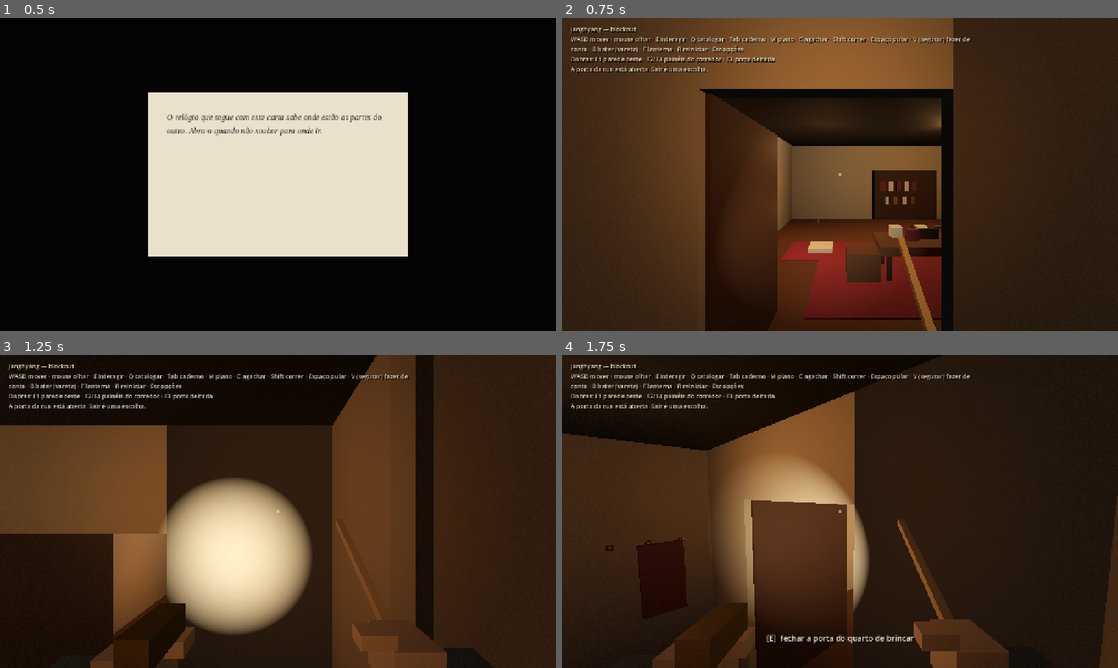
Above: before the commit, frames 1-4 (two rows, left to right).
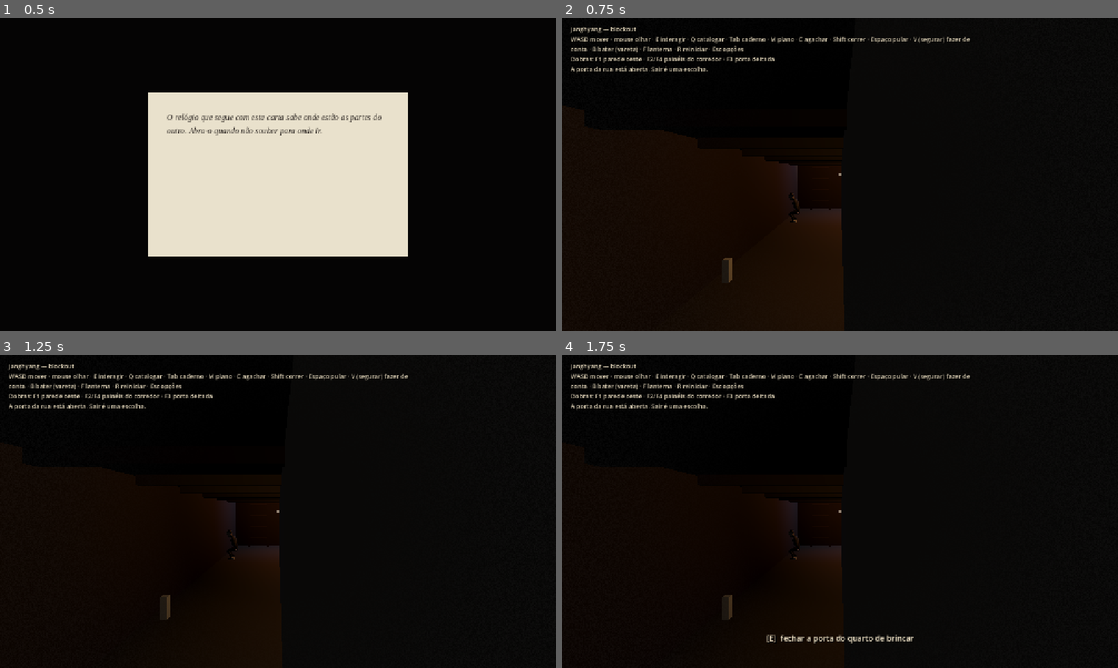
Above: after the commit, the same moments.

Repository: pedropompeu/Janghyang
Game: Godot game, scene res://main.tscn
The game is run twice, just before and just after one commit, with the same random seed, the same clock (stepped at 60 frames per second) and the same inputs.
Inputs (mouse positions are in pixels of both pictures, inside the frame that each line leads up to):
- Up to frame 1 (0.5 s): no input
- Up to frame 2 (0.75 s): tap Enter at 0.5 s; move the mouse to (962, 158) at 0.52 s; hold D from 0.53 s (still down); hold L from 0.53 s (still down); tap E at 0.6 s; click (962, 158) at 0.67 s
- Up to frame 3 (1.25 s): keep holding D; keep holding L; tap Space at 0.77 s
- Up to frame 4 (1.75 s): move the mouse to (812, 511) at 1.27 s; release D at 1.28 s; release L at 1.28 s; hold W from 1.28 s (still down); tap L at 1.35 s; click (812, 511) at 1.42 s; tap Space at 1.52 s; tap E at 1.55 s

Frame 1 is identical in both runs. In frame 2, 90% of the frame differs, in the area x 0-100%, y 0-100%; in frame 3, 71%; in frame 4, 66%.

Commit message:
feat: something drags behind the playroom wall and looks back through the crack

Diff:
--- a/Janghyang/scripts/areas/casa.gd
+++ b/Janghyang/scripts/areas/casa.gd
@@ -51,6 +51,8 @@
 		{"id": &"chave_vitrine", "script": preload("res://scripts/setpieces/chave_vitrine.gd"), "at": Vector3(1.78, 0.02, 3.5)},
 		{"id": &"desenho_cera", "script": preload("res://scripts/setpieces/desenho_cera.gd"), "at": Vector3(14.05, 1.5, 0.08)},
 		{"id": &"banco", "script": preload("res://scripts/setpieces/banco.gd"), "at": Vector3(13.1, 0.0, 5.95)},
+		{"id": &"presenca", "script": preload("res://scripts/setpieces/presenca.gd"), "at": Vector3(8.6, 0.3, -0.65)},
+		{"id": &"fresta", "script": preload("res://scripts/setpieces/fresta.gd"), "at": Vector3(2.6, 1.1, 0.075)},
 		{"id": &"bola_quica", "script": preload("res://scripts/setpieces/bola_quica.gd"), "at": Vector3(9.45, 0.0, 0.5),
 				"ends": [Vector3(9.45, 0.0, 0.5), Vector3(9.45, 0.0, 6.9)]},
 	],
--- /dev/null
+++ b/Janghyang/scripts/peek_model.gd
@@ -0,0 +1,28 @@
+extends RefCounted
+## Night 1 (spec §6.2, item 11): what the crack in the playroom wall shows.
+## The first look shows a far shape crouched in the passage; later looks show
+## only the dark until SECOND_AFTER seconds have passed and the director gives
+## leave, then an eye right at the crack, once; after it, nothing. With the
+## panel broken, nothing at all.
+
+## Seconds after the first look before the eye may come.
+const SECOND_AFTER := 120.0
+
+var _first_at := -1.0
+var _eye_done := false
+
+func look(now: float, eye_allowed: bool, panel_broken: bool) -> StringName:
+	if panel_broken or _eye_done:
+		return &"nada"
+	if _first_at < 0.0:
+		_first_at = now
+		return &"forma"
+	if now - _first_at >= SECOND_AFTER and eye_allowed:
+		_eye_done = true
+		return &"olho"
+	return &"escuro"
+
+## Whether the next look would be the eye, if leave were given (so the piece
+## asks the director only when it matters).
+func eye_due(now: float, panel_broken: bool) -> bool:
+	return not panel_broken and not _eye_done and _first_at >= 0.0 and now - _first_at >= SECOND_AFTER
--- a/Janghyang/scripts/player.gd
+++ b/Janghyang/scripts/player.gd
@@ -80,6 +80,14 @@
 var ladders := 0
 ## While true (notebook open, ending) only Tab is read.
 var input_locked := false
+## Peeking through something E holds (setpieces/fresta.gd): true while held.
+var peeking := false
+## What E holds: an object with hold_begin() and hold_end(), or null. It is
+## let go by E again, E released after HOLD_TAP s, walking, being grabbed
+## or the notebook (anything that locks the input).
+var _held: Object = null
+var _held_for := 0.0
+const HOLD_TAP := 0.3
 ## Where a fall or a restart puts the player back; set by main.
 var respawn_point := Vector3(1.8, 0.2, 8.3)
 var _bob_time := 0.0
@@ -127,6 +135,13 @@
 	if event is InputEventMouseButton and event.pressed and event.button_index == MOUSE_BUTTON_LEFT:
 		pushed.emit()
 	if input_locked:
+		return
+	if event is InputEventKey and not event.pressed and event.physical_keycode == KEY_E:
+		if _held != null and _held_for > HOLD_TAP:
+			release_hold()
+		return
+	if event is InputEventMouseMotion and _held != null and _held.has_method("hold_look"):
+		_held.hold_look(event.relative * mouse_sensitivity * Vector2(1.0, -1.0 if invert_y else 1.0))
 		return
 	if event is InputEventMouseMotion and Input.get_mouse_mode() == Input.MOUSE_MODE_CAPTURED:
 		rotation.y -= event.relative.x * mouse_sensitivity
@@ -145,7 +160,10 @@
 	if event is InputEventKey and event.pressed and not event.echo:
 		match event.physical_keycode:
 			KEY_E:
-				_interact()
+				if _held != null:
+					release_hold()
+				else:
+					_interact()
 			KEY_Q:
 				var target := catalog_target_in_view()
 				if target != null:
@@ -174,6 +192,10 @@
 	if Input.is_physical_key_pressed(KEY_D):
 		input_dir.x += 1.0
 	input_dir = Vector2.ZERO if input_locked else input_dir.normalized()
+	if _held != null:
+		_held_for += delta
+		if input_locked or input_dir != Vector2.ZERO:
+			release_hold()
 	if breath.breath(delta, not input_locked and Input.is_physical_key_pressed(KEY_H)) == &"gasp":
 		gasped.emit()
 		noised.emit(global_position, NoiseModel.Level.LOUD)
@@ -342,10 +364,26 @@
 	params.exclude = [get_rid()]
 	return get_world_3d().direct_space_state.intersect_shape(params, 1).is_empty()
 
+## Lets go of what E holds (setpieces/fresta.gd), if anything.
+func release_hold() -> void:
+	if _held == null:
+		return
+	var h := _held
+	_held = null
+	peeking = false
+	if is_instance_valid(h):
+		h.hold_end()
+
 func _interact() -> void:
 	if ray == null or not ray.is_colliding():
 		return
 	var collider := ray.get_collider()
+	if collider != null and collider.has_method("hold_begin") and collider.has_method("hold_end"):
+		if collider.hold_begin():
+			_held = collider
+			_held_for = 0.0
+			peeking = true
+		return
 	if collider != null and collider.has_method("interact"):
 		collider.interact()
 		if hands != null:
--- /dev/null
+++ b/Janghyang/scripts/presence_model.gd
@@ -0,0 +1,33 @@
+extends RefCounted
+## Night 1 (spec §6.2, item 5): something in the hidden passage behind the
+## playroom's north wall. It moves only while Elias listens there, crawling
+## toward his ear along the passage (x) and stopping STOP metres short; the
+## dragging is heard only while it moves. Once the panel breaks it is gone.
+
+## Crawling speed (m/s).
+const SPEED := 0.25
+## How far from the ear it stops (m).
+const STOP := 1.0
+## The passage's ends along x.
+const X_MIN := 0.8
+const X_MAX := 9.0
+
+var x := 8.6
+var _stopped := false
+
+## Advances `dt` seconds; returns {"x", "drag"}: drag is true only while it
+## actually moved this step.
+func update(dt: float, listening: bool, ear_x: float) -> Dictionary:
+	if _stopped or not listening:
+		return {"x": x, "drag": false}
+	var goal := clampf(ear_x + STOP if ear_x < x else ear_x - STOP, X_MIN, X_MAX)
+	if ear_x >= x - STOP and ear_x <= x + STOP:
+		goal = x
+	var nx := move_toward(x, goal, SPEED * dt)
+	var moved := absf(nx - x) > 0.00001
+	x = nx
+	return {"x": x, "drag": moved}
+
+## The panel broke: it never drags again.
+func stop() -> void:
+	_stopped = true
--- a/Janghyang/scripts/selftest.gd
+++ b/Janghyang/scripts/selftest.gd
@@ -667,6 +667,7 @@
 	await _bola()
 	await _banco()
 	await _catalogo_banco()
+	await _parede()
 	main.player.global_position = _goal(&"coroa").at
 	await _frames(2)
 	main._complete(&"achar_passagem")
@@ -962,6 +963,142 @@
 	main.notebook.close()
 	await _frames(2)
 	pl.global_position = saved
+
+## Noite 1, Tarefa 13 (§6.2, §8.4, itens 5 e 11): something drags behind the
+## playroom's north wall while Elias listens there, and the crack in it shows
+## what it shows while E holds it; the look never takes his body away.
+func _parede() -> void:
+	print("SELFTEST: parede")
+	var pl = main.player
+	var presence = main.setpiece(&"presenca")
+	var crack = main.setpiece(&"fresta")
+	var names := ["parede: escutando na parede norte, o arrastar toca; soltando L, para em 0,1 s",
+			"parede: longe da parede norte não há arrastar",
+			"fresta: E na fresta troca a câmera e soltar devolve", "fresta: o controle não é tirado",
+			"fresta: ser agarrado no meio da olhada devolve a câmera e a luta começa",
+			"fresta: abrir o caderno devolve a câmera"]
+	if presence == null or crack == null:
+		for name in names:
+			_record(false, name, "%s %s" % [presence, crack])
+		return
+	var saved: Vector3 = pl.global_position
+	# These checks drive Elias with keys: his body runs, unlocked, and both
+	# are put back as they were.
+	var was_locked: bool = pl.input_locked
+	var was_running: bool = pl.is_physics_processing()
+	pl.input_locked = false
+	pl.set_physics_process(true)
+	# The breakables check broke the panel long ago; night 1 meets it whole,
+	# and both pieces start the night over with it.
+	var panel = main.find_child("HollowPanel", true, false)
+	var was_broken: bool = panel != null and panel.broken
+	if panel != null:
+		panel.broken = false
+	presence.on_night(main.night)
+	crack.on_night(main.night)
+	var stand := func(at: Vector3, yaw: float) -> void:
+		pl.global_position = at
+		pl.velocity = Vector3.ZERO
+		pl.rotation.y = yaw
+		pl.camera.rotation.x = 0.0
+	# Ear to the north wall: the creak, the drag; let go and it stops.
+	stand.call(Vector3(2.6, 0.2, 0.6), 0.0)
+	await _frames(2)
+	var x0: float = presence.model.x
+	var hit: Dictionary = pl._wall_hit(1.5, true)
+	var diag := "pos %s hit %s" % [pl.global_position, hit.get("position")]
+	_key_event(KEY_L, true)
+	await _frames(60)
+	var heard: bool = pl.listening and presence.at_wall() and presence.is_dragging()
+	var x1: float = presence.model.x
+	_key_event(KEY_L, false)
+	await _frames(6)
+	_record(heard and x1 < x0 - 0.1 and not presence.is_dragging(), names[0],
+			"listening %s heard %s x %.2f -> %.2f dragging %s %s" % [pl.listening, heard, x0, x1, presence.is_dragging(), diag])
+	# Ear to the playroom's east wall, far from the north one.
+	stand.call(Vector3(7.95, 0.2, 3.5), -PI / 2.0)
+	await _frames(2)
+	_key_event(KEY_L, true)
+	await _frames(40)
+	var far_listen: bool = pl.listening
+	var far_drag: bool = presence.is_dragging()
+	_key_event(KEY_L, false)
+	await _frames(3)
+	_record(far_listen and not far_drag and not presence.at_wall(), names[1], "listening %s dragging %s" % [far_listen, far_drag])
+	# E on the crack: the view goes behind the wall; holding then letting go brings it back.
+	var aim := func() -> void:
+		stand.call(Vector3(2.6, 0.2, 0.75), 0.0)
+		await _frames(1)
+		var to: Vector3 = crack.MARK_AT - pl.camera.global_position
+		pl.camera.rotation.x = atan2(to.y, Vector2(to.x, to.z).length())
+		await _frames(2)
+	await aim.call()
+	var own = pl.camera
+	var aimed = pl.ray.get_collider() if pl.ray.is_colliding() else null
+	var adiag := "ray %s" % [aimed]
+	_key_event(KEY_E, true)
+	await _frames(2)
+	var swapped: bool = get_viewport().get_camera_3d() == crack.camera and pl.peeking
+	var first: StringName = crack.showing
+	var shape_up: bool = crack._shape.visible
+	await _frames(30)
+	_key_event(KEY_E, false)
+	await _frames(2)
+	_record(swapped and first == &"forma" and shape_up and get_viewport().get_camera_3d() == own and not pl.peeking
+			and crack.showing == &"" and not crack._shape.visible, names[2],
+			"swapped %s first %s shape %s back %s %s" % [swapped, first, shape_up, get_viewport().get_camera_3d() == own, adiag])
+	# A tap keeps the look; walking ends it and he walks.
+	await aim.call()
+	_key_event(KEY_E, true)
+	await _frames(2)
+	_key_event(KEY_E, false)
+	await _frames(2)
+	var still: bool = pl.peeking and get_viewport().get_camera_3d() == crack.camera
+	var from: Vector3 = pl.global_position
+	_key_event(KEY_S, true)
+	await _frames(20)
+	_key_event(KEY_S, false)
+	var moved: float = pl.global_position.distance_to(from)
+	await _frames(3)
+	_record(still and not pl.peeking and get_viewport().get_camera_3d() == own and moved > 0.1, names[3],
+			"tap kept %s peeking %s moved %.2f" % [still, pl.peeking, moved])
+	# Grabbed in the middle of a look: the view comes back and the fight is on.
+	await aim.call()
+	_key_event(KEY_E, true)
+	await _frames(2)
+	_key_event(KEY_E, false)
+	var g = main.gastos
+	var peeked: bool = pl.peeking
+	g._grab(0)
+	await _frames(2)
+	var fight: bool = g.is_grabbed() and main.capture_fx.is_active() and pl.input_locked
+	_record(peeked and fight and not pl.peeking and get_viewport().get_camera_3d() == own, names[4],
+			"peeked %s fight %s peeking %s" % [peeked, fight, pl.peeking])
+	var click := InputEventMouseButton.new()
+	click.button_index = MOUSE_BUTTON_LEFT
+	click.pressed = true
+	for k in int(main.night.get("capture_clicks", 10)) + 2:
+		pl._unhandled_input(click)
+	await _frames(3)
+	if g.is_grabbed():
+		_record(false, "parede: free again after the grab at the crack", str(g.capture.state))
+	await get_tree().create_timer(g.Capture.STAGGER + 0.1).timeout
+	# The notebook ends the look.
+	await aim.call()
+	_key_event(KEY_E, true)
+	await _frames(2)
+	_key_event(KEY_E, false)
+	var peeked2: bool = pl.peeking
+	main.notebook.open()
+	await _frames(2)
+	_record(peeked2 and not pl.peeking and get_viewport().get_camera_3d() == own, names[5], "peeked %s peeking %s" % [peeked2, pl.peeking])
+	main.notebook.close()
+	await _frames(2)
+	stand.call(saved, 0.0)
+	pl.input_locked = was_locked
+	pl.set_physics_process(was_running)
+	if panel != null:
+		panel.broken = was_broken
 
 ## Night 2 does not list the bench piece: the bench is empty.
 func _banco_noite2() -> void:
--- /dev/null
+++ b/Janghyang/scripts/setpieces/fresta.gd
@@ -0,0 +1,203 @@
+extends Node3D
+## Night 1, the crack in the playroom's north wall (spec §6.2, §8.4, item 11;
+## peek_model.gd). E held on it (player.gd's hold) puts the eye to it: the
+## view moves to PEEK_AT, looking east down the passage, and the mouse turns
+## it at most LOOK_MAX either way. The first look shows a Gasto crouched far
+## off, barely lit; later ones only the dark, until SECOND_AFTER has passed and
+## the director allows olho_fresta: then an eye right at the crack, once, that
+## neither blinks nor draws back. After it, or with the panel broken, nothing.
+## No sound in any of them. Whatever is shown goes when the look ends. Elias
+## keeps his body: walking, a grab or the notebook end the look
+## (player.release_hold). On a night that does not list it the wall has no
+## crack: its resolved state.
+
+const Peek = preload("res://scripts/peek_model.gd")
+const Mannequin = preload("res://scripts/mannequin.gd")
+const Gastos = preload("res://scripts/gastos.gd")
+const KIND := &"olho_fresta"
+const PANEL := &"achar_passagem"
+## The crack's mark on the wall's playroom face (main.WALL_T 0.14 wide wall
+## centred on z 0), west of the toy shelf (x 3.1 to 5.3), and its size.
+const MARK_AT := Vector3(2.6, 1.1, 0.075)
+const MARK_SIZE := Vector3(0.02, 0.25, 0.004)
+## Where the eye goes, just behind the wall, and how far it may turn.
+const PEEK_AT := Vector3(2.6, 1.0, -0.1)
+const LOOK_MAX := deg_to_rad(15.0)
+## He has to be this close to put his eye to it (m, from his eye).
+const REACH := 1.3
+const SHAPE_AT := Vector3(8.6, 0.0, -0.65)
+const EYE_AWAY := 0.08
+const EYE_R := 0.025
+
+var main: Node
+var def: Dictionary
+var data: Dictionary
+
+var model = Peek.new()
+var camera: Camera3D
+## What the look in progress shows (&"" when no look).
+var showing := &""
+var _active := false
+var _clock := 0.0
+var _yaw := 0.0
+var _pitch := 0.0
+var _body: StaticBody3D
+var _shape: Node3D
+var _shape_light: OmniLight3D
+var _eye: Node3D
+
+## The crack itself: what the player's ray hits and holds.
+class Crack extends StaticBody3D:
+	var piece
+	func hold_begin() -> bool:
+		return piece.hold_begin()
+	func hold_end() -> void:
+		piece.hold_end()
+	func hold_look(rel: Vector2) -> void:
+		piece.hold_look(rel)
+
+func _ready() -> void:
+	_build()
+
+func on_night(night: Dictionary) -> void:
+	if _body == null:
+		_build()
+	if showing != &"":
+		main.player.release_hold()
+	_active = night.get("setpieces", []).has(data.id)
+	model = Peek.new()
+	_clock = 0.0
+	_body.visible = _active
+	(_body.get_node("Shape") as CollisionShape3D).disabled = not _active
+	_show(&"")
+
+func _physics_process(delta: float) -> void:
+	if _active:
+		_clock += delta
+
+func hold_begin() -> bool:
+	if not _active or showing != &"":
+		return false
+	if main.player.camera.global_position.distance_to(MARK_AT) > REACH:
+		return false
+	var broken := _panel_broken()
+	var allowed := false
+	if model.eye_due(_clock, broken):
+		allowed = main.dread.director.request(KIND, true, main.dread.tension)
+	var what: StringName = model.look(_clock, allowed, broken)
+	_yaw = 0.0
+	_pitch = 0.0
+	_aim()
+	camera.make_current()
+	_show(what)
+	return true
+
+func hold_end() -> void:
+	if showing == &"":
+		return
+	_show(&"")
+	main.player.camera.make_current()
+
+func hold_look(rel: Vector2) -> void:
+	_yaw = clampf(_yaw - rel.x, -LOOK_MAX, LOOK_MAX)
+	_pitch = clampf(_pitch - rel.y, -LOOK_MAX, LOOK_MAX)
+	_aim()
+
+func _aim() -> void:
+	camera.rotation = Vector3(_pitch, -PI / 2.0 + _yaw, 0.0)
+
+func _show(what: StringName) -> void:
+	showing = what
+	_shape.visible = what == &"forma"
+	_shape_light.visible = what == &"forma"
+	_eye.visible = what == &"olho"
+
+func _panel_broken() -> bool:
+	var panel := main.find_child("HollowPanel", true, false)
+	return main.step_done(PANEL) or (panel != null and panel.get("broken") == true)
+
+func _build() -> void:
+	_body = Crack.new()
+	_body.name = "Crack"
+	_body.piece = self
+	_body.position = MARK_AT
+	add_child(_body)
+	var cs := CollisionShape3D.new()
+	cs.name = "Shape"
+	var box := BoxShape3D.new()
+	box.size = Vector3(0.1, 0.32, 0.02)
+	cs.shape = box
+	_body.add_child(cs)
+	var mark := MeshInstance3D.new()
+	var bm := BoxMesh.new()
+	bm.size = MARK_SIZE
+	mark.mesh = bm
+	var dark := StandardMaterial3D.new()
+	dark.albedo_color = Color(0.03, 0.025, 0.02)
+	dark.roughness = 1.0
+	mark.material_override = dark
+	_body.add_child(mark)
+
+	camera = Camera3D.new()
+	camera.name = "PeekCamera"
+	camera.position = PEEK_AT
+	camera.near = 0.01
+	camera.far = 30.0
+	camera.fov = 60.0
+	add_child(camera)
+	_aim()
+
+	var m := Mannequin.new()
+	m.name = "CrackShape"
+	add_child(m)
+	m.build(Gastos.STYLE, 1.0, &"gasto")
+	m.position = SHAPE_AT
+	m.set_pose(&"agachado")
+	m.set_look(PI / 2.0, 0.0)
+	_shape = m
+	_shape_light = OmniLight3D.new()
+	_shape_light.name = "CrackShapeLight"
+	_shape_light.position = SHAPE_AT + Vector3(-0.6, 1.0, 0.3)
+	_shape_light.light_color = Color(0.55, 0.6, 0.7)
+	_shape_light.light_energy = 0.12
+	_shape_light.omni_range = 1.8
+	_shape_light.shadow_enabled = false
+	add_child(_shape_light)
+
+	_eye = Node3D.new()
+	_eye.name = "CrackEye"
+	_eye.position = PEEK_AT + Vector3(EYE_AWAY, 0.0, 0.0)
+	add_child(_eye)
+	var ball := MeshInstance3D.new()
+	var sm := SphereMesh.new()
+	sm.radius = EYE_R
+	sm.height = EYE_R * 2.0
+	ball.mesh = sm
+	var porcelain := StandardMaterial3D.new()
+	porcelain.albedo_color = Color(0.93, 0.91, 0.86)
+	porcelain.roughness = 0.25
+	porcelain.emission_enabled = true
+	porcelain.emission = Color(0.93, 0.91, 0.86)
+	porcelain.emission_energy_multiplier = 0.08
+	ball.material_override = porcelain
+	_eye.add_child(ball)
+	var iris := MeshInstance3D.new()
+	var im := SphereMesh.new()
+	im.radius = EYE_R * 0.45
+	im.height = EYE_R * 0.3
+	iris.mesh = im
+	var ink := StandardMaterial3D.new()
+	ink.albedo_color = Color(0.12, 0.09, 0.07)
+	ink.roughness = 0.4
+	iris.material_override = ink
+	iris.position = Vector3(-EYE_R * 0.93, 0.0, 0.0)
+	iris.rotation.z = PI / 2.0
+	_eye.add_child(iris)
+	var leak := OmniLight3D.new()
+	leak.name = "CrackLeak"
+	leak.position = Vector3(-EYE_AWAY + 0.01, 0.0, 0.02)
+	leak.light_color = Color(0.9, 0.8, 0.6)
+	leak.light_energy = 0.35
+	leak.omni_range = 0.25
+	_eye.add_child(leak)
+	_show(&"")
--- /dev/null
+++ b/Janghyang/scripts/setpieces/presenca.gd
@@ -0,0 +1,112 @@
+extends Node3D
+## Night 1, behind the playroom's north wall (spec §6.2, item 5;
+## presence_model.gd): while Elias listens (L) within ListenModel.WALL_REACH
+## of that wall, something in the passage creaks every PERIOD and drags itself
+## toward his ear, stopping a metre short; the drag loops at LOOP_DB and is cut
+## within CUT seconds when it stops moving or he lets go. Never in the 03:33,
+## never once the panel is broken. It completes no task (§10). On a night that
+## does not list it there is nothing behind the wall: its resolved state.
+
+const Presence = preload("res://scripts/presence_model.gd")
+const ListenModel = preload("res://scripts/listen_model.gd")
+const ROOM := &"brincar"
+## The passage's middle (z) and the height the sounds come from.
+const Z := -0.65
+const Y := 0.3
+const LOOP_DB := -14.0
+const CREAK_DB := -4.0
+## The loop fades out this fast (s), under the 0.1 s the spec allows.
+const CUT := 0.05
+const PANEL := &"achar_passagem"
+
+var main: Node
+var def: Dictionary
+var data: Dictionary
+
+var model = Presence.new()
+var _beat = ListenModel.new()
+var _active := false
+var _loop: AudioStreamPlayer3D
+var _fade: Tween
+## The drag sounds (also when sfx is silent, headless): set while it moves,
+## cleared once the fade is over.
+var _dragging := false
+
+func on_night(night: Dictionary) -> void:
+	_active = night.get("setpieces", []).has(data.id)
+	model = Presence.new()
+	_beat.reset()
+	_cut(true)
+
+## The drag is sounding, its fade included.
+func is_dragging() -> bool:
+	return _dragging
+
+## Elias's ear at the playroom's north wall: listening, in the playroom,
+## within WALL_REACH of the wall's face.
+func at_wall() -> bool:
+	var pl = main.player
+	if pl == null or not pl.listening:
+		return false
+	if main.atlas.room_at(pl.global_position) != ROOM:
+		return false
+	return pl.camera.global_position.z - main.WALL_T * 0.5 <= ListenModel.WALL_REACH
+
+func _panel_broken() -> bool:
+	var panel := main.find_child("HollowPanel", true, false)
+	return main.step_done(PANEL) or (panel != null and panel.get("broken") == true)
+
+func _physics_process(delta: float) -> void:
+	if not _active:
+		return
+	if _panel_broken():
+		model.stop()
+	var hour: bool = main.hour_event != null and main.hour_event.is_active()
+	var on := not hour and not _panel_broken() and at_wall()
+	var r: Dictionary = model.update(delta, on, main.player.camera.global_position.x)
+	var at := Vector3(r.x, Y, Z)
+	if on:
+		if _beat.beat(delta):
+			main.sfx.play_at(&"porcelain_muffled", at, &"Mundo", CREAK_DB)
+	else:
+		_beat.reset()
+	if r.drag:
+		_drag(at)
+	else:
+		_cut(false)
+
+func _drag(at: Vector3) -> void:
+	if _loop == null:
+		_loop = AudioStreamPlayer3D.new()
+		_loop.name = "Arrastar"
+		_loop.stream = main.sfx.stream(&"arrastar")
+		_loop.bus = &"Mundo"
+		add_child(_loop)
+	_loop.global_position = at
+	if _fade != null:
+		_fade.kill()
+		_fade = null
+	_loop.volume_db = LOOP_DB
+	_dragging = true
+	if not _loop.playing and not main.sfx.silent:
+		_loop.play()
+
+func _cut(now: bool) -> void:
+	if not _dragging:
+		return
+	if now:
+		if _fade != null:
+			_fade.kill()
+			_fade = null
+		_stop()
+		return
+	if _fade != null and _fade.is_running():
+		return
+	_fade = create_tween()
+	_fade.tween_property(_loop, "volume_db", -60.0, CUT)
+	_fade.tween_callback(_stop)
+
+func _stop() -> void:
+	_dragging = false
+	if _loop != null:
+		_loop.stop()
--- a/Janghyang/scripts/story/noites.gd
+++ b/Janghyang/scripts/story/noites.gd
@@ -61,7 +61,7 @@
 		],
 		"safety": &"casa_toda",
 		"stalkers": [{"after": &"", "n": 0}, {"after": &"coroa", "n": 1}],
-		"setpieces": [&"luz_de_fora", &"vitrine", &"chave_vitrine", &"desenho_cera", &"bola_quica", &"banco"],
+		"setpieces": [&"luz_de_fora", &"vitrine", &"chave_vitrine", &"desenho_cera", &"bola_quica", &"banco", &"presenca", &"fresta"],
 		"anchor_time": 90.0, "entry_clock_scale": 1.0, "capture_clicks": 10,
 		"pickups": [&"pilha_brincar", &"pilha_quarto", &"pilha_figuras", &"vela_brincar", &"vela_corredor", &"vela_quarto", &"fosforo_entrada", &"fosforo_corredor_sul", &"fosforo_cabeceira", &"pilha_passagem", &"vela_passagem", &"fosforo_passagem"], "final": false,
 	},
--- /dev/null
+++ b/Janghyang/tests/test_peek_model.gd
@@ -0,0 +1,29 @@
+extends RefCounted
+## Noite 1, Tarefa 13 (§6.2, item 11): o que se vê pela fresta.
+const Peek = preload("res://scripts/peek_model.gd")
+
+func test_first_look_is_the_far_shape(t) -> void:
+	var p = Peek.new()
+	t.eq(p.look(10.0, true, false), &"forma", "a primeira olhada mostra a forma ao fundo")
+	t.eq(p.look(11.0, true, false), &"escuro", "a segunda, só o escuro")
+
+func test_eye_needs_time_and_leave(t) -> void:
+	var p = Peek.new()
+	p.look(0.0, true, false)
+	t.eq(p.look(60.0, true, false), &"escuro", "aos 60 s, mesmo com licença, escuro")
+	t.eq(p.look(130.0, false, false), &"escuro", "aos 130 s sem licença, escuro")
+	t.eq(p.look(130.0, true, false), &"olho", "aos 130 s com licença, o olho")
+
+func test_after_the_eye_nothing(t) -> void:
+	var p = Peek.new()
+	p.look(0.0, true, false)
+	t.eq(p.look(200.0, true, false), &"olho", "o olho")
+	t.eq(p.look(400.0, true, false), &"nada", "depois do olho, nada")
+	t.eq(p.look(900.0, true, false), &"nada", "nunca mais")
+
+func test_nothing_once_the_panel_is_broken(t) -> void:
+	var p = Peek.new()
+	t.eq(p.look(0.0, true, true), &"nada", "painel quebrado, nem a forma")
+	var q = Peek.new()
+	q.look(0.0, true, false)
+	t.eq(q.look(200.0, true, true), &"nada", "painel quebrado, nem o olho")
--- /dev/null
+++ b/Janghyang/tests/test_presence_model.gd
@@ -0,0 +1,34 @@
+extends RefCounted
+## Noite 1, Tarefa 13 (§6.2, item 5): o que se arrasta atrás da parede da sala de brincar.
+const Presence = preload("res://scripts/presence_model.gd")
+
+func test_drag_only_while_listening(t) -> void:
+	var p = Presence.new()
+	var r: Dictionary = p.update(1.0, false, 3.0)
+	t.ok(not r.drag, "sem escutar, não arrasta")
+	t.eq(r.x, 8.6, "e não sai do lugar")
+	r = p.update(1.0, true, 3.0)
+	t.ok(r.drag, "escutando, arrasta")
+	t.ok(absf(r.x - 8.35) < 0.0001, "e anda 0,25 m em 1 s")
+
+func test_it_crawls_toward_the_ear_and_stops_short(t) -> void:
+	var p = Presence.new()
+	var r: Dictionary = {}
+	for i in 600:
+		r = p.update(0.1, true, 3.0)
+	t.ok(absf(r.x - 4.0) < 0.0001, "para a 1 m da orelha (%.3f)" % r.x)
+	t.ok(not r.drag, "parado, não há o que arrastar")
+
+func test_it_stays_inside_the_passage(t) -> void:
+	var p = Presence.new()
+	var r: Dictionary = {}
+	for i in 600:
+		r = p.update(0.1, true, -5.0)
+	t.ok(r.x >= Presence.X_MIN - 0.0001, "não passa do fim oeste da passagem")
+
+func test_silent_after_the_panel(t) -> void:
+	var p = Presence.new()
+	p.update(1.0, true, 3.0)
+	p.stop()
+	for i in 20:
+		t.ok(not p.update(0.5, true, 3.0).drag, "depois do painel, nunca mais arrasta")
Not shown, changed: context/arquitetura.md
Not shown, changed: context/decisoes.md
